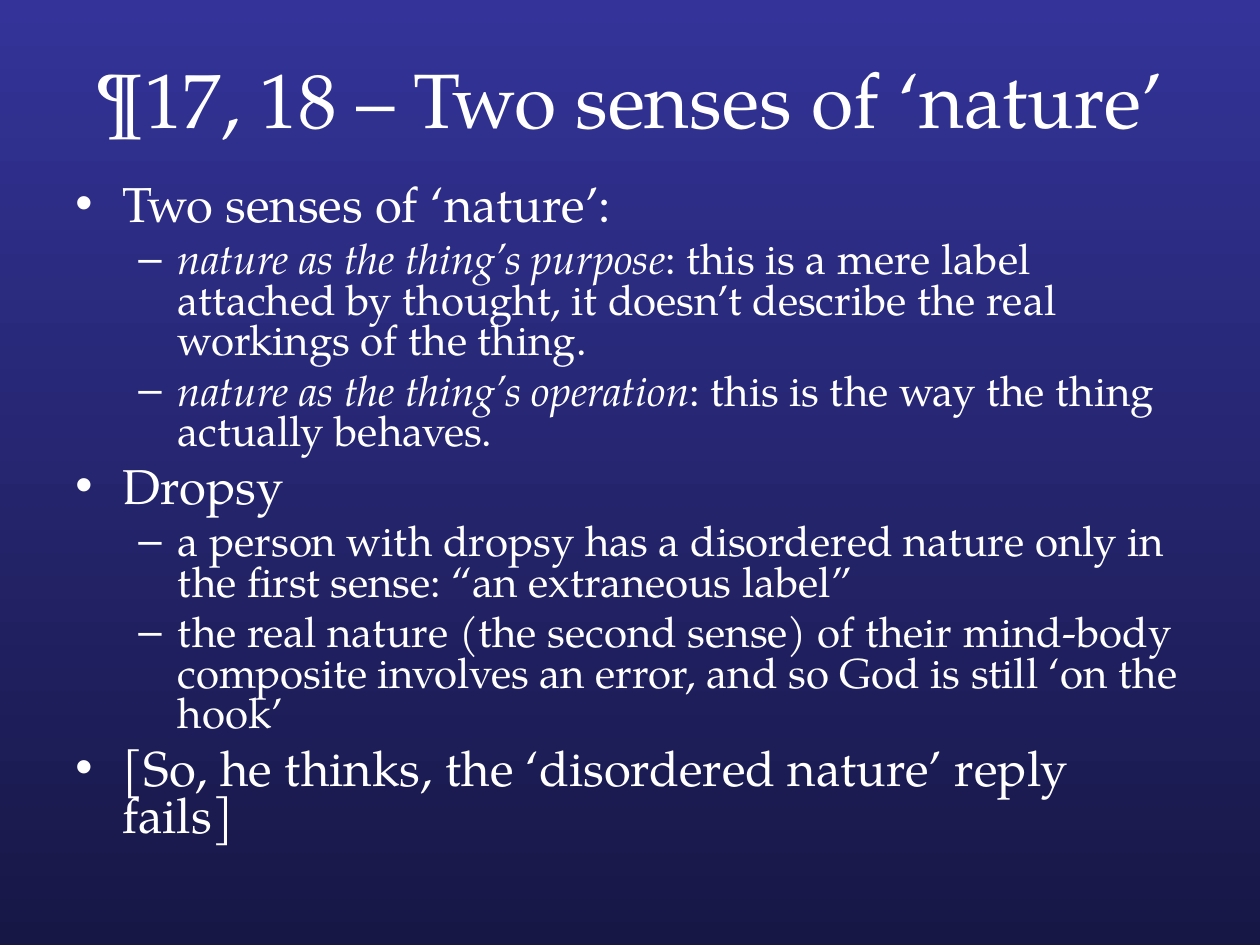
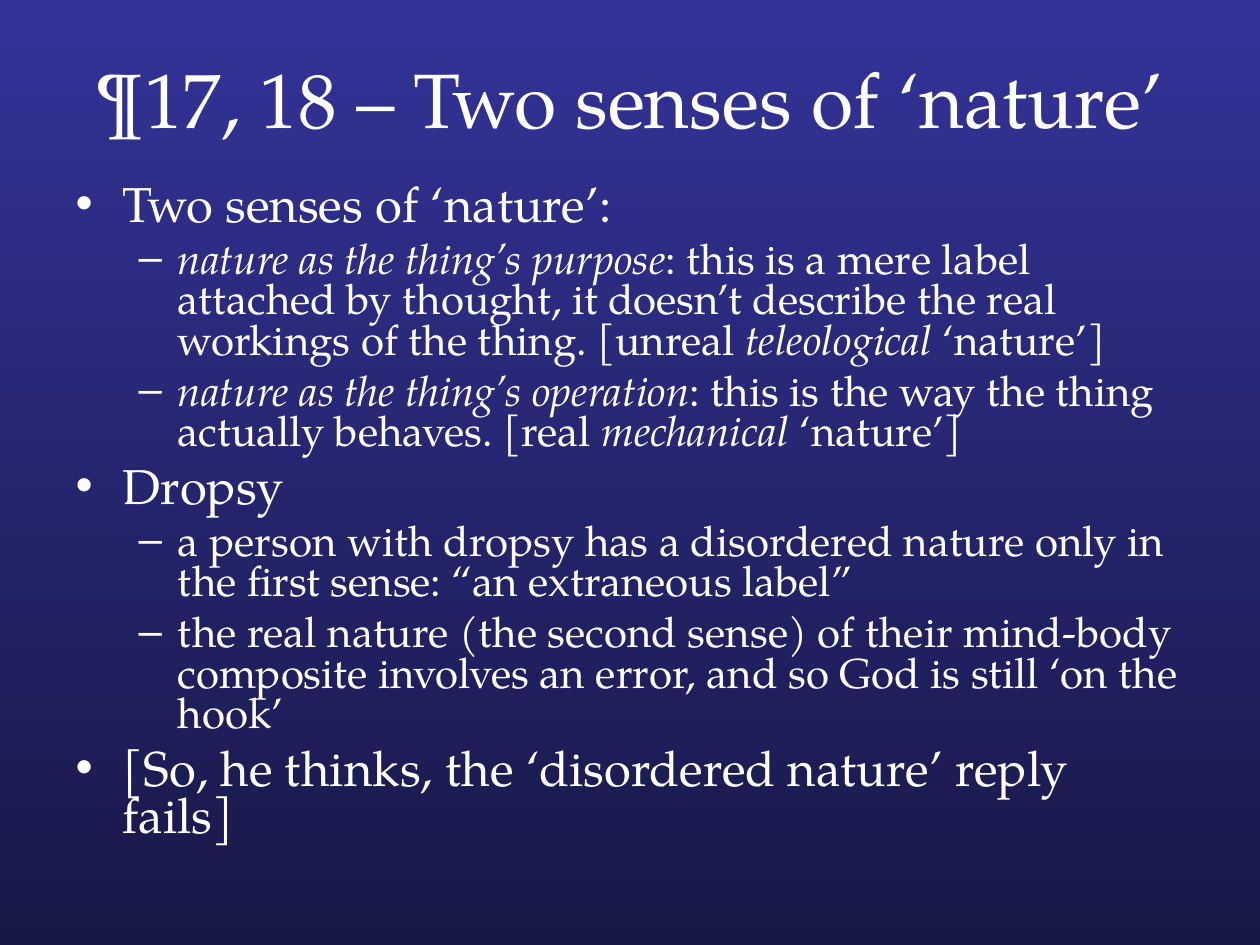
Before and after one commit to colemitchell/colemitchell.github.io, a slide deck: slide 23 of PHIL2220/Med VI.ppt. Drawn at 1260x945 pixels with LibreOffice and Linux fonts; fonts in the diff are those of the drawing. Boxes give left, top, right and bottom in pixels: in the first picture for what was removed or moved away, otherwise in the second. Text is boxed around its words. In the diff, an @@ line names an element or a change of style, - is before the commit and + after.

```diff
--- a/PHIL2220/Med VI.ppt
+++ b/PHIL2220/Med VI.ppt
@@ background gradient #333399 to #171746 to gradient #333399 to #181847 @@
@@ text at box(178, 243, 1155, 458): text changed @@
-  – nature as the thing’s purpose: this is a mere label attached by thought, it doesn’t describe the real workings of the thing.
-  – nature as the thing’s operation: this is the way the thing actually behaves.
+  – nature as the thing’s purpose: this is a mere label attached by thought, it doesn’t describe the real workings of the thing. [unreal teleological ‘nature’]
+  – nature as the thing’s operation: this is the way the thing actually behaves. [real mechanical ‘nature’]
```
Also in this commit, not shown: 26 other slides changed, 1 other file.
